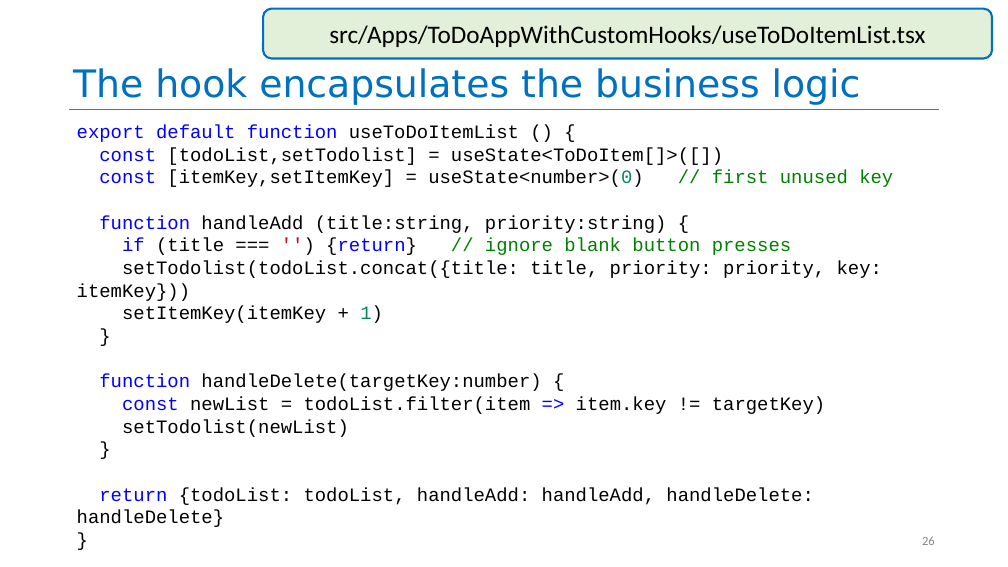
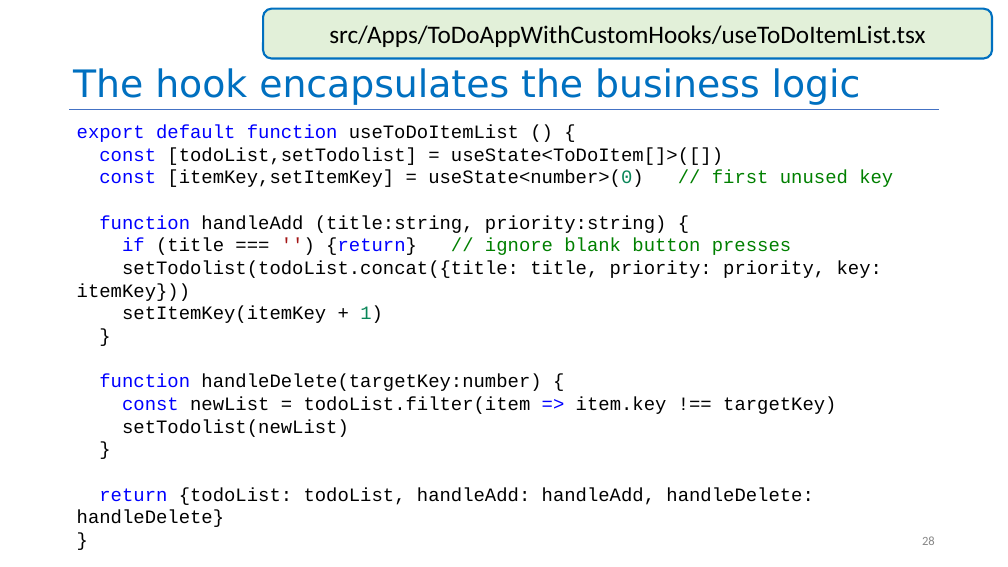
Before and after one commit to neu-se/CS4530-Fall-2026, a slide deck: slide 28 of Slides/Module 06 React Hook Patterns.pptx (slide 26 before the commit). Drawn at 1008x567 pixels with LibreOffice and Linux fonts; fonts in the diff are those of the drawing. Boxes give left, top, right and bottom in pixels: in the first picture for what was removed or moved away, otherwise in the second. Text is boxed around its words. In the diff, an @@ line names an element or a change of style, - is before the commit and + after.

```diff
--- a/Slides/Module 06 React Hook Patterns.pptx
+++ b/Slides/Module 06 React Hook Patterns.pptx
@@ text at (122, 397, 836, 414): text changed @@
-const newList = todoList.filter(item => item.key != targetKey)
+const newList = todoList.filter(item => item.key !== targetKey)
```
Also in this commit, not shown: 5 other slides changed, 2 slides added, 1 other file.
